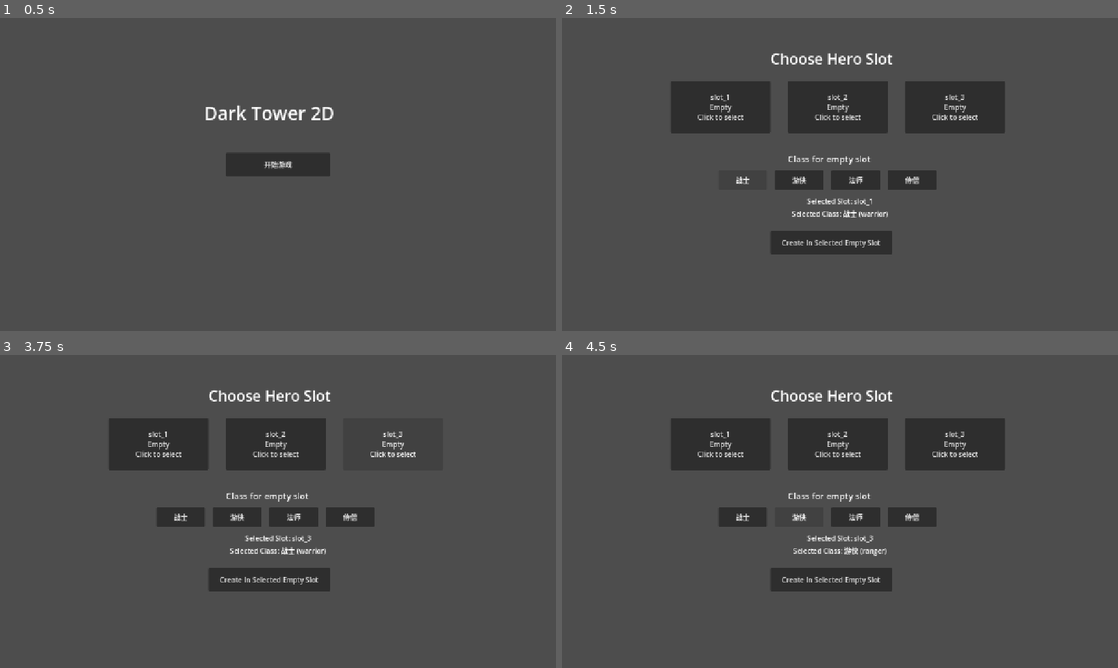
Above: before the commit, frames 1-4 (two rows, left to right).
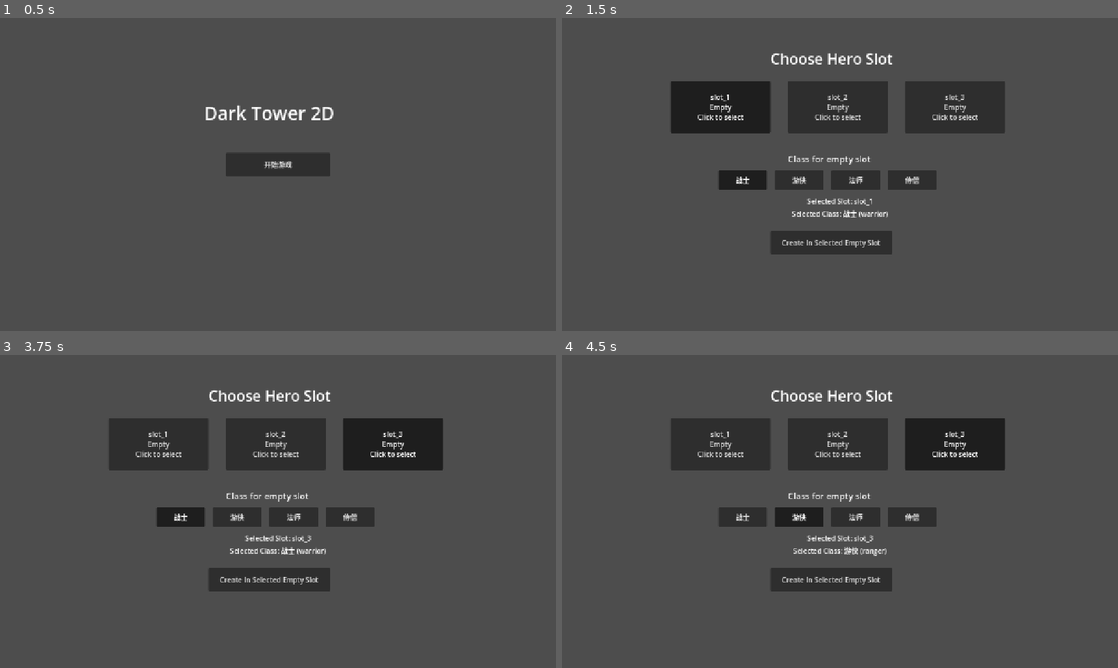
Above: after the commit, the same moments.

Repository: huhejie2009/dark-tower-2d-arpg
Game: Godot game, scene res://scenes/MainMenu.tscn
The game is run twice, just before and just after one commit, with the same random seed, the same clock (stepped at 60 frames per second) and the same inputs.
Inputs:
- Up to frame 1 (0.5 s): no input
- Up to frame 2 (1.5 s): click "开始游戏" at 0.5 s; click "战士" at 1.25 s
- Up to frame 3 (3.75 s): click "slot_1 Empty Click to select" at 2 s; click "slot_2 Empty Click to select" at 2.75 s; click "slot_3 Empty Click to select" at 3.5 s
- Up to frame 4 (4.5 s): click "游侠" at 4.25 s

Frame 1 is identical in both runs. In frame 2, 0.5% of the frame differs, in the area x 24-37%, y 24-55%; in frame 3, 2.8%, in the area x 31-80%, y 20-53%; in frame 4, 0.5%.

Commit message:
Add character select selected states

Diff:
--- a/scripts/app/CharacterSelect.gd
+++ b/scripts/app/CharacterSelect.gd
@@ -10,6 +10,8 @@
 var save_data: Dictionary = {}
 var selected_slot_summary: Label
 var selected_class_summary: Label
+var slot_buttons: Dictionary = {}
+var class_buttons: Dictionary = {}
 
 func _ready() -> void:
 	save_data = SaveManagerScript.load_save()
@@ -31,7 +33,9 @@
 		button.position = Vector2(250 + i * 270, 145)
 		button.size = Vector2(230, 120)
 		button.text = _build_slot_text(slot)
+		button.toggle_mode = true
 		button.pressed.connect(_on_slot_pressed.bind(slot_id))
+		slot_buttons[slot_id] = button
 		add_child(button)
 
 	var class_title := Label.new()
@@ -48,7 +52,9 @@
 		button.text = ClassRulesScript.get_class_name(class_id)
 		button.position = Vector2(360 + i * 130, 350)
 		button.size = Vector2(112, 46)
+		button.toggle_mode = true
 		button.pressed.connect(_select_class.bind(class_id))
+		class_buttons[class_id] = button
 		add_child(button)
 
 	selected_slot_summary = Label.new()
@@ -106,6 +112,17 @@
 		selected_slot_summary.text = "Selected Slot: %s" % selected_slot_id
 	if is_instance_valid(selected_class_summary):
 		selected_class_summary.text = "Selected Class: %s (%s)" % [ClassRulesScript.get_class_name(selected_class), selected_class]
+	_sync_button_selected_states()
+
+func _sync_button_selected_states() -> void:
+	for slot_id in slot_buttons.keys():
+		var button := slot_buttons[slot_id] as Button
+		if is_instance_valid(button):
+			button.button_pressed = str(slot_id) == selected_slot_id
+	for class_id in class_buttons.keys():
+		var button := class_buttons[class_id] as Button
+		if is_instance_valid(button):
+			button.button_pressed = str(class_id) == selected_class
 
 func _create_character() -> void:
 	var slot: Dictionary = Dictionary(Dictionary(save_data.get("slots", {})).get(selected_slot_id, {}))
--- a/tests/regression/regression_save_slots_ui_contract.gd
+++ b/tests/regression/regression_save_slots_ui_contract.gd
@@ -34,18 +34,32 @@
 			_expect(str(selected_slot_label.text).contains("slot_1"), "selected slot summary should show initial slot")
 		if selected_class_label != null:
 			_expect(str(selected_class_label.text).contains("warrior"), "selected class summary should show initial class")
+		var slot_1 := scene.find_child("SlotButtonSlot_1", true, false) as Button
+		var warrior := scene.find_child("ClassButtonWarrior", true, false) as Button
+		if slot_1 != null:
+			_expect(slot_1.toggle_mode, "slot buttons should expose a selected state")
+			_expect(slot_1.button_pressed, "initial selected slot button should be pressed")
+		if warrior != null:
+			_expect(warrior.toggle_mode, "class buttons should expose a selected state")
+			_expect(warrior.button_pressed, "initial selected class button should be pressed")
 		var slot_3 := scene.find_child("SlotButtonSlot_3", true, false) as Button
 		if slot_3 != null:
 			slot_3.pressed.emit()
 			await process_frame
 			if selected_slot_label != null:
 				_expect(str(selected_slot_label.text).contains("slot_3"), "selected slot summary should update after empty slot click")
+			_expect(slot_3.button_pressed, "clicked empty slot should become pressed")
+			if slot_1 != null:
+				_expect(not slot_1.button_pressed, "previous slot button should unpress after slot change")
 		var mage := scene.find_child("ClassButtonMage", true, false) as Button
 		if mage != null:
 			mage.pressed.emit()
 			await process_frame
 			if selected_class_label != null:
 				_expect(str(selected_class_label.text).contains("mage"), "selected class summary should update after class click")
+			_expect(mage.button_pressed, "clicked class should become pressed")
+			if warrior != null:
+				_expect(not warrior.button_pressed, "previous class button should unpress after class change")
 		scene.queue_free()
 		await process_frame
 	_finish()
Not shown, added: docs/progress/2026-06-09-character-select-selected-state-progress.md
